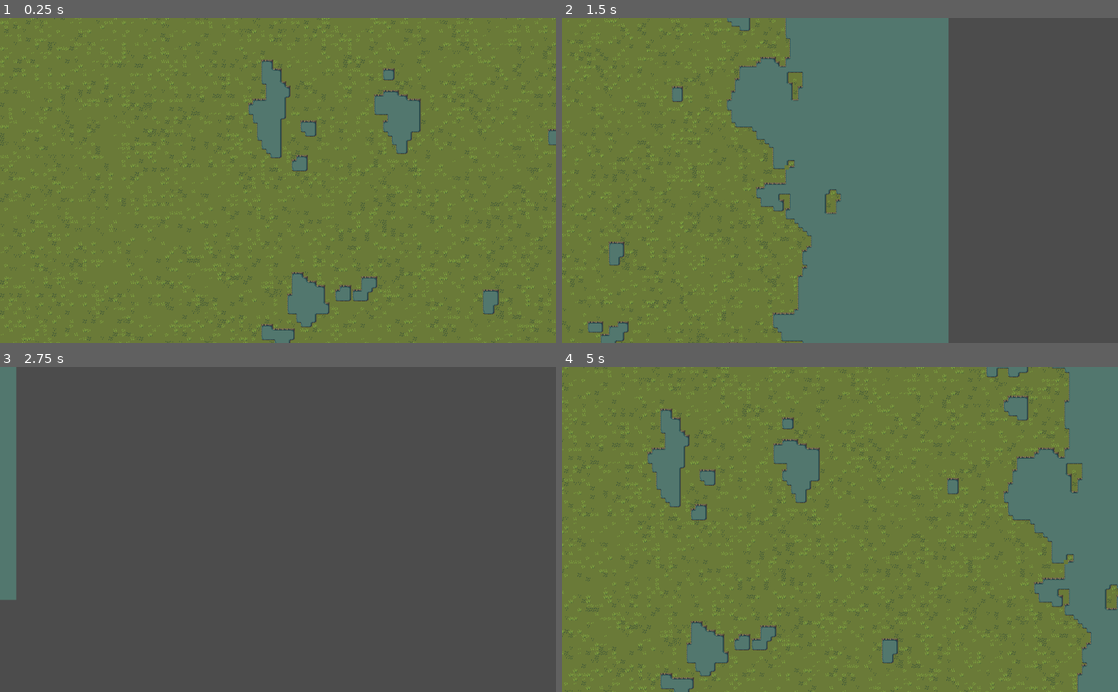
Above: before the commit, frames 1-4 (two rows, left to right).
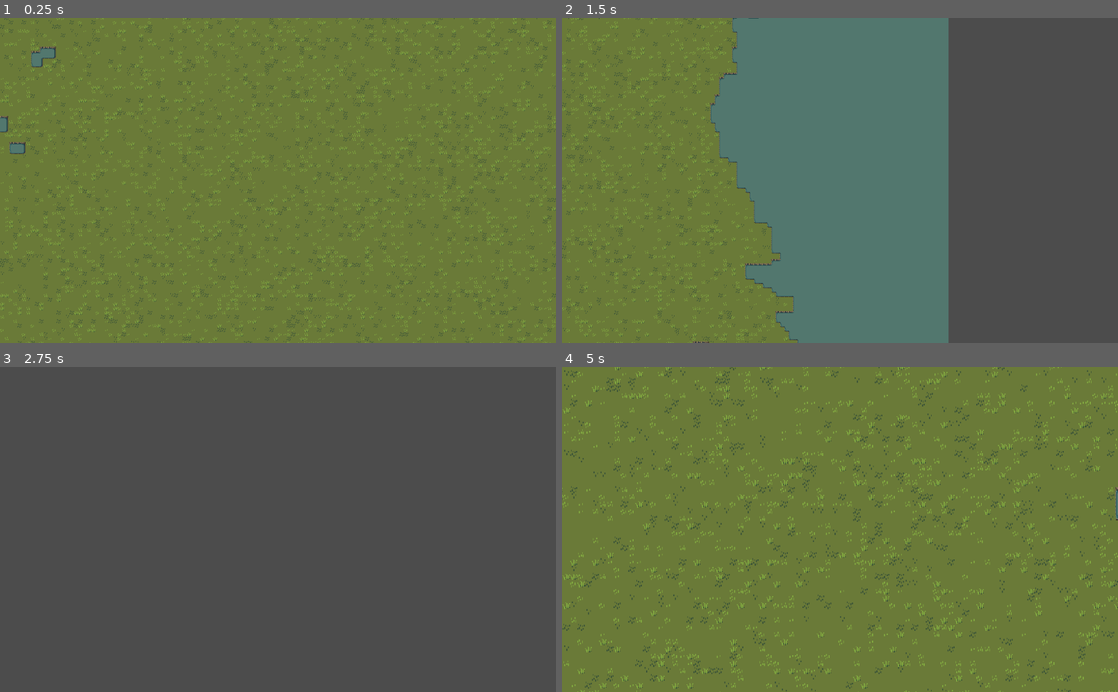
Above: after the commit, the same moments.

Repository: Icbitic/EndlessWarfare
Game: Godot game, scene res://Main.tscn
Two runs of this game, one before a commit and one after it. Both use one fixed random seed, a clock stepped at 60 frames per second and the inputs below. The engine's default icon, where the game draws it, is replaced by a stand-in: a white triangle on a blue panel in a dark square.
Inputs (mouse positions are in pixels of both pictures, inside the frame that each line leads up to):
- Up to frame 1 (0.25 s): no input
- Up to frame 2 (1.5 s): tap Enter at 0.5 s; move the mouse to (962, 164) at 0.52 s; hold Right (ui_right) 0.53-1.28 s; tap Mouse wheel up (zoom_in) at 0.6 s; tap Mouse wheel down (zoom_out) at 0.8, 1.35 s; move the mouse to (728, 196) at 1.27 s; hold Down (ui_down) from 1.28 s (still down)
- Up to frame 3 (2.75 s): tap Mouse wheel up (zoom_in) at 1.55, 2.1 s; move the mouse to (333, 458) at 2.02 s; release Down (ui_down) at 2.03 s; hold Right (ui_right) from 2.03 s (still down); tap Mouse wheel down (zoom_out) at 2.3 s
- Up to frame 4 (5 s): move the mouse to (812, 594) at 2.77 s; release Right (ui_right) at 2.78 s; hold Up (ui_up) 2.78-3.53 s; tap Mouse wheel down (zoom_out) at 2.85, 3.8, 4.35 s; tap Mouse wheel up (zoom_in) at 3.05, 3.6, 4.55 s; tap Space at 3.5 s; move the mouse to (1006, 578) at 3.52 s; hold Left (ui_left) from 3.53 s (still down); move the mouse to (673, 480) at 4.27 s

The runs differ from the first frame. In frame 1, 12% of the frame differs, in the area x 0-100%, y 0-100%; in frame 2, 9.4%; in frame 3, 2.1%; in frame 4, 24%.

Commit message:
Make zooming smooth and improved bit-mask bug

Diff:
--- a/game_world/Camera2D.gd
+++ b/game_world/Camera2D.gd
@@ -5,6 +5,7 @@
 const ZOOM_SPEED = 2
 const TEXTURE_SHEET_WIDTH = 8
 
+var _target_zoom = zoom
 
 func _ready():
 	pass
@@ -25,7 +26,15 @@
 
 	position += velocity
 
+
 	if Input.is_action_just_released("zoom_in"):
-		zoom -= ZOOM_SPEED * delta * Vector2(1, 1)
+		_target_zoom = clamp(zoom.x - ZOOM_SPEED * 0.2, 0.5, 1)
+		_target_zoom = _target_zoom * Vector2(1, 1)
 	if Input.is_action_just_released("zoom_out"):
-		zoom += ZOOM_SPEED * delta * Vector2(1, 1)
+		_target_zoom = clamp(zoom.x + ZOOM_SPEED * 0.2, 0.5, 1)
+		_target_zoom = _target_zoom * Vector2(1, 1)
+
+	$Tween.interpolate_property(self, "zoom",
+	zoom, _target_zoom, 0.1,
+	Tween.TRANS_LINEAR, Tween.EASE_OUT_IN)
+	$Tween.start()
--- a/game_world/Map.gd
+++ b/game_world/Map.gd
@@ -1,6 +1,10 @@
 extends Node
 
 enum {TERRAIN, PATH, FLOOR, FENCE, WALL}
+enum {LAND, WATER}
+enum {DIRT_ROAD, STONE_ROAD}
+enum {CLEAN_FLOOR, CRACKED_FLOOR, CRACKED_FLOOR2}
+enum {BLACK_WALL}
 
 const CHUNK_SIZE = 16
 # This MAP_SIZE refers to cells
@@ -13,7 +17,7 @@
 var player
 var thread
 
-var _chunks = {}
+var chunks = {}
 
 onready var world = get_parent()
 
@@ -31,8 +35,8 @@
 
 	_generate()
 
-	for i in _chunks.keys():
-		draw_chunk(_chunks[i].chunk_position, false)
+	for i in chunks.keys():
+		draw_chunk(chunks[i].chunk_position, false)
 
 	$Terrain.update_bitmask_region()
 
@@ -64,7 +68,7 @@
 
 
 func draw_chunk(chunk_position, update = false):
-	var _chunk = _chunks[chunk_position]
+	var _chunk = chunks[chunk_position]
 	for z in range(WORLD_HEIGHT):
 		for i in range(CHUNK_SIZE):
 			for j in range(CHUNK_SIZE):
@@ -74,27 +78,27 @@
 
 func set_cell(x, y, z, tile, update_bitmask = true):
 	var chunk_position = Vector2(floor(x / CHUNK_SIZE), floor(y / CHUNK_SIZE))
-	_chunks[chunk_position].set_cell(Vector2(
-			x - CHUNK_SIZE * chunk_position.x,
-			y - CHUNK_SIZE * chunk_position.y),
-			z, tile, update_bitmask)
-	draw_cell(x + CHUNK_SIZE * chunk_position.x,y + CHUNK_SIZE * chunk_position.y,
-			z, update_bitmask)
+	chunks[chunk_position].set_cell(x - CHUNK_SIZE * chunk_position.x,
+			y - CHUNK_SIZE * chunk_position.y, z, tile)
+	draw_cell(x, y, z, update_bitmask)
 
 func get_cell(x, y, z):
 	var chunk_position = Vector2(floor(x / CHUNK_SIZE), floor(y / CHUNK_SIZE))
-	if _chunks[chunk_position].data.has(Vector3(
+	if chunks[chunk_position].data.has(Vector3(
 			x - CHUNK_SIZE * chunk_position.x,
 			y - CHUNK_SIZE * chunk_position.y, z)):
-		return _chunks[chunk_position].data[Vector3(
+		return chunks[chunk_position].data[Vector3(
 				x - CHUNK_SIZE * chunk_position.x,
 				y - CHUNK_SIZE * chunk_position.y, z)]
 	return ERR_DOES_NOT_EXIST
 
 func _generate():
 	# The random_seed is required to keep sync of all the chunks' random seed
-	#randomize()
-	var random_seed = 1#randi()
+	randomize()
+	var random_seed = randi()
+
+	LogRecorder.record("Starting generating the world.")
+	var initial_time = OS.get_ticks_msec()
 
 	# If MAP_SIZE / CHUNK_SIZE cannot be a integer
 	# Use the closest integer smaller than it instead
@@ -105,7 +109,41 @@
 			var _chunk = Chunk.new()
 			var _chunk_position = Vector2(i, j)
 			_chunk.chunk_position = _chunk_position
-			_chunks[_chunk_position] = _chunk
-			_chunk.generate(random_seed)
+			chunks[_chunk_position] = _chunk
 			$Chunks.add_child(_chunk)
+
+	var terrain_generator = TerrainGenerator.new()
+
+	terrain_generator.map = chunks
+
+	for i in chunks.keys():
+		terrain_generator.generate(chunks[i], random_seed)
+
+	# Post process the map
+	# First to remove the cells of wrong bitmasks
+	var template1 = {
+		Vector2(-1, -1): LAND, Vector2(0, -1): LAND, Vector2(1, -1): WATER,
+		Vector2(-1, 0): LAND, Vector2(0, 0): LAND, Vector2(1, 0): LAND,
+		Vector2(-1, 1): WATER, Vector2(0, 1): LAND, Vector2(1, 1): LAND
+	}
+	var template2 = {
+		Vector2(-1, -1): WATER, Vector2(0, -1): LAND, Vector2(1, -1): LAND,
+		Vector2(-1, 0): LAND, Vector2(0, 0): LAND, Vector2(1, 0): LAND,
+		Vector2(-1, 1): LAND, Vector2(0, 1): LAND, Vector2(1, 1): WATER
+	}
+	# The edge of the map must be WATER, so we don't need to care about them
+	for i in range(1, MAP_SIZE - 1):
+		for j in range(1, MAP_SIZE - 1):
+			var nearby = {
+				Vector2(-1, -1): get_cell(i - 1, j - 1, TERRAIN), Vector2(0, -1): get_cell(i, j - 1, TERRAIN), Vector2(1, -1): get_cell(i + 1, j - 1, TERRAIN),
+				Vector2(-1, 0): get_cell(i - 1, j, TERRAIN), Vector2(0, 0): get_cell(i, j, TERRAIN), Vector2(1, 0): get_cell(i + 1, j, TERRAIN),
+				Vector2(-1, 1): get_cell(i - 1, j + 1, TERRAIN), Vector2(0, 1): get_cell(i, j + 1, TERRAIN), Vector2(1, 1): get_cell(i + 1, j + 1, TERRAIN)
+			}
+			if (nearby.hash() == template1.hash() or
+					nearby.hash() == template2.hash()):
+				for m in range(i - 1, i + 2):
+					for n in range(j - 1, j + 2):
+						set_cell(m, n, TERRAIN, LAND)
+	var final_time = OS.get_ticks_msec()
+	LogRecorder.record("Finished generating the world, with the time of " + str(((final_time as float) - (initial_time as float)) / 1000) + "s")
 	return OK
--- a/game_world/World.tscn
+++ b/game_world/World.tscn
@@ -91,3 +91,5 @@
 current = true
 smoothing_enabled = true
 script = ExtResource( 9 )
+
+[node name="Tween" type="Tween" parent="Camera2D"]
--- a/game_world/chunk.gd
+++ b/game_world/chunk.gd
@@ -51,11 +51,8 @@
 		line.width = 1
 		add_child(line)
 
-func generate(random_seed):
-	data = TerrainGenerator.generate(chunk_position, random_seed)
-	return OK
 
-func set_cell(x, y, z, tile, update_bitmask = true):
+func set_cell(x, y, z, tile):
 	if data.has(Vector3(x, y, z)):
 		data[Vector3(x, y, z)] = tile
 		return OK
--- a/game_world/terrain_generator/terrain_generator.gd
+++ b/game_world/terrain_generator/terrain_generator.gd
@@ -20,7 +20,7 @@
 func _ready():
 	pass
 
-static func generate(chunk_position, random_seed):
+static func generate(chunk, random_seed):
 	var data = {}
 
 	# Generate Terrain
@@ -34,11 +34,11 @@
 	for i in range(CHUNK_SIZE):
 		for j in range(CHUNK_SIZE):
 			if (noise.get_noise_2d(
-						CHUNK_SIZE * chunk_position.x + i,
-						CHUNK_SIZE * chunk_position.y + j)
+						CHUNK_SIZE * chunk.chunk_position.x + i,
+						CHUNK_SIZE * chunk.chunk_position.y + j)
 						- _get_falloff_value(
-						CHUNK_SIZE * chunk_position.x + i,
-						CHUNK_SIZE * chunk_position.y + j)) > LAND_THRESHOLD:
+						CHUNK_SIZE * chunk.chunk_position.x + i,
+						CHUNK_SIZE * chunk.chunk_position.y + j)) > LAND_THRESHOLD:
 
 				data[Vector3(i, j, TERRAIN)] = LAND
 
@@ -53,7 +53,9 @@
 				if not data.has(Vector3(i, j, TERRAIN)):
 					data[Vector3(i, j, TERRAIN)] = WATER
 
-	return data
+	chunk.data = data
+
+	return OK
 
 
 static func _get_falloff_value(x, y):
--- a/project.godot
+++ b/project.godot
@@ -78,6 +78,34 @@
 
 [input]
 
+ui_left={
+"deadzone": 0.5,
+"events": [ Object(InputEventKey,"resource_local_to_scene":false,"resource_name":"","device":0,"alt":false,"shift":false,"control":false,"meta":false,"command":false,"pressed":false,"scancode":16777231,"unicode":0,"echo":false,"script":null)
+, Object(InputEventJoypadButton,"resource_local_to_scene":false,"resource_name":"","device":0,"button_index":14,"pressure":0.0,"pressed":false,"script":null)
+, Object(InputEventKey,"resource_local_to_scene":false,"resource_name":"","device":0,"alt":false,"shift":false,"control":false,"meta":false,"command":false,"pressed":false,"scancode":65,"unicode":0,"echo":false,"script":null)
+ ]
+}
+ui_right={
+"deadzone": 0.5,
+"events": [ Object(InputEventKey,"resource_local_to_scene":false,"resource_name":"","device":0,"alt":false,"shift":false,"control":false,"meta":false,"command":false,"pressed":false,"scancode":16777233,"unicode":0,"echo":false,"script":null)
+, Object(InputEventJoypadButton,"resource_local_to_scene":false,"resource_name":"","device":0,"button_index":15,"pressure":0.0,"pressed":false,"script":null)
+, Object(InputEventKey,"resource_local_to_scene":false,"resource_name":"","device":0,"alt":false,"shift":false,"control":false,"meta":false,"command":false,"pressed":false,"scancode":68,"unicode":0,"echo":false,"script":null)
+ ]
+}
+ui_up={
+"deadzone": 0.5,
+"events": [ Object(InputEventKey,"resource_local_to_scene":false,"resource_name":"","device":0,"alt":false,"shift":false,"control":false,"meta":false,"command":false,"pressed":false,"scancode":16777232,"unicode":0,"echo":false,"script":null)
+, Object(InputEventJoypadButton,"resource_local_to_scene":false,"resource_name":"","device":0,"button_index":12,"pressure":0.0,"pressed":false,"script":null)
+, Object(InputEventKey,"resource_local_to_scene":false,"resource_name":"","device":0,"alt":false,"shift":false,"control":false,"meta":false,"command":false,"pressed":false,"scancode":87,"unicode":0,"echo":false,"script":null)
+ ]
+}
+ui_down={
+"deadzone": 0.5,
+"events": [ Object(InputEventKey,"resource_local_to_scene":false,"resource_name":"","device":0,"alt":false,"shift":false,"control":false,"meta":false,"command":false,"pressed":false,"scancode":16777234,"unicode":0,"echo":false,"script":null)
+, Object(InputEventJoypadButton,"resource_local_to_scene":false,"resource_name":"","device":0,"button_index":13,"pressure":0.0,"pressed":false,"script":null)
+, Object(InputEventKey,"resource_local_to_scene":false,"resource_name":"","device":0,"alt":false,"shift":false,"control":false,"meta":false,"command":false,"pressed":false,"scancode":83,"unicode":0,"echo":false,"script":null)
+ ]
+}
 zoom_in={
 "deadzone": 0.5,
 "events": [ Object(InputEventMouseButton,"resource_local_to_scene":false,"resource_name":"","device":0,"alt":false,"shi …(212 unchanged characters)…
